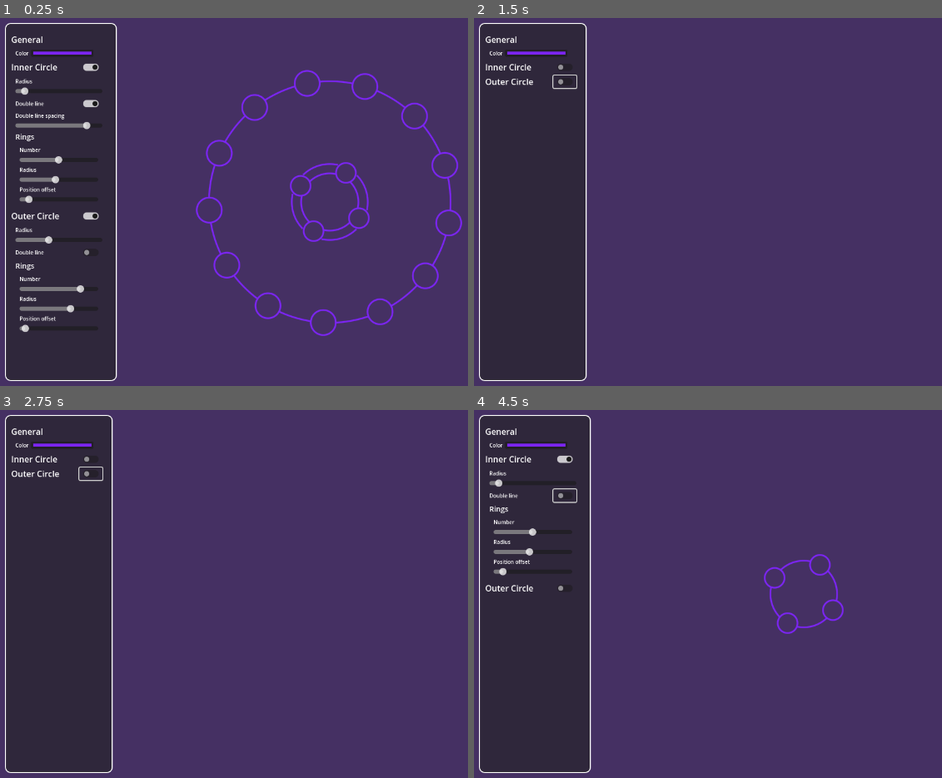
Above: before the commit, frames 1-4 (two rows, left to right).
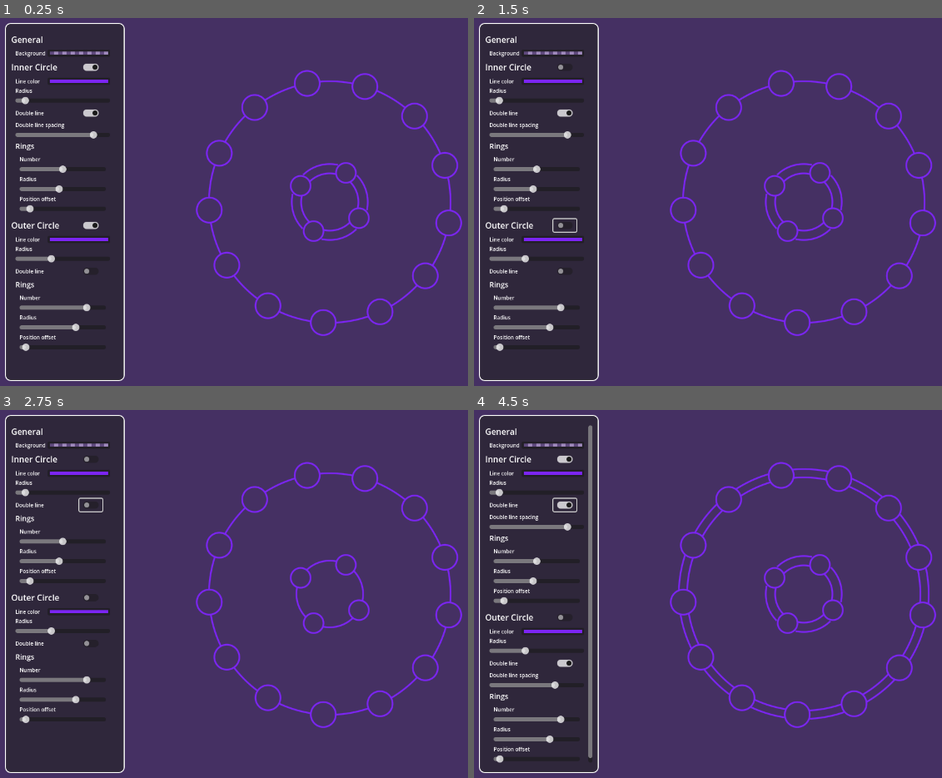
Above: after the commit, the same moments.

Repository: sterco-raro/magic-circles
Game: Godot game, scene res://scenes/main/main.tscn
The game is run twice, just before and just after one commit, with the same random seed, the same clock (stepped at 60 frames per second) and the same inputs.
Inputs (mouse positions are in pixels of both pictures, inside the frame that each line leads up to; where the layout moved, square brackets give the same spot in the first picture):
- Up to frame 1 (0.25 s): no input
- Up to frame 2 (1.5 s): click (562, 65) at 0.5 s; click (562, 224) [562, 80] at 1.25 s
- Up to frame 3 (2.75 s): click (88, 505) at 2.02 s
- Up to frame 4 (4.5 s): click (562, 641) at 2.77 s; click (562, 457) at 3.5 s; click (562, 505) [562, 494] at 4.25 s

The runs differ from the first frame. In frame 1, 5.2% of the frame differs, in the area x 2-27%, y 1-99%; in frame 2, 7.7%; in frame 3, 7.2%; in frame 4, 8.1%, in the area x 2-99%, y 1-99%.
Error after the commit: Invalid access to property or key 'set_inner_draw_toggle' on a base object of type 'Node2D (MagicCircleRenderer)'. (res://scenes/main/main.gd:174)

Commit message:
Added a line color for each circle with own controls

Diff:
--- a/scenes/magic_circle_renderer.tscn
+++ b/scenes/magic_circle_renderer.tscn
@@ -5,19 +5,20 @@
 [node name="MagicCircleRenderer" type="Node2D"]
 script = ExtResource("1_kg6p0")
 
-[connection signal="set_color" from="." to="." method="_on_set_color"]
 [connection signal="set_data" from="." to="." method="_on_set_data"]
 [connection signal="set_inner_double" from="." to="." method="_on_set_inner_double"]
-[connection signal="set_inner_draw_toggle" from="." to="." method="_on_set_inner_draw_toggle"]
+[connection signal="set_inner_line_color" from="." to="." method="_on_set_inner_line_color"]
 [connection signal="set_inner_radius" from="." to="." method="_on_set_inner_radius"]
 [connection signal="set_inner_rings_number" from="." to="." method="_on_set_inner_rings_number"]
 [connection signal="set_inner_rings_offset" from="." to="." method="_on_set_inner_rings_offset"]
 [connection signal="set_inner_rings_radius" from="." to="." method="_on_set_inner_rings_radius"]
 [connection signal="set_inner_spacing" from="." to="." method="_on_set_inner_spacing"]
+[connection signal="set_inner_visibility" from="." to="." method="_on_set_inner_visibility"]
 [connection signal="set_outer_double" from="." to="." method="_on_set_outer_double"]
-[connection signal="set_outer_draw_toggle" from="." to="." method="_on_set_outer_draw_toggle"]
+[connection signal="set_outer_line_color" from="." to="." method="_on_set_outer_line_color"]
 [connection signal="set_outer_radius" from="." to="." method="_on_set_outer_radius"]
 [connection signal="set_outer_rings_number" from="." to="." method="_on_set_outer_rings_number"]
 [connection signal="set_outer_rings_offset" from="." to="." method="_on_set_outer_rings_offset"]
 [connection signal="set_outer_rings_radius" from="." to="." method="_on_set_outer_rings_radius"]
 [connection signal="set_outer_spacing" from="." to="." method="_on_set_outer_spacing"]
+[connection signal="set_outer_visibility" from="." to="." method="_on_set_outer_visibility"]
--- a/scenes/main/main.gd
+++ b/scenes/main/main.gd
@@ -5,12 +5,15 @@
 var background: Sprite2D = $Background
 
 @onready
-var color_picker: ColorPickerButton = %ColorPickerButton
+var background_color_picker: ColorPickerButton = %BackgroundColorPickerButton
 
 @onready
 var inner_ui_body: MarginContainer = $UI/Settings/PanelContainer/MarginContainer/ScrollContainer/VBoxContainer/InnerCircle/CategoryBody
 
 @onready
+var inner_line_color_picker: ColorPickerButton = %InnerLineColorButton
+
+@onready
 var inner_double_button: CheckButton = %InnDoubleButton
 
 @onready
@@ -36,6 +39,9 @@
 
 @onready
 var outer_ui_body: MarginContainer = $UI/Settings/PanelContainer/MarginContainer/ScrollContainer/VBoxContainer/OuterCircle/CategoryBody
+
+@onready
+var outer_line_color_picker: ColorPickerButton = %OuterLineColorButton
 
 @onready
 var outer_double_button: CheckButton = %OutDoubleButton
@@ -110,14 +116,16 @@
 	var color: Color = Color(randf(), randf(), randf(), 1)
 
 	renderer.set_data.emit(circle)
-	renderer.set_color.emit(color)
 
 	#region UPDATE UI CONTROLS
 	# Section: general
-	color_picker.color = color
-	update_background_color(color)
+	renderer.set_inner_line_color.emit(color)
+	renderer.set_outer_line_color.emit(color)
+	background_color_picker.color = color / 2
+	update_background_color(color / 2)
 
 	# Section: inner circle
+	inner_line_color_picker.color = color
 	inner_radius_slider.value = circle.inner.radius
 	inner_double_button.button_pressed = circle.inner.double
 	update_inner_spacing_slider_visibility(circle.inner.double)
@@ -128,6 +136,7 @@
 	inner_rings_offset_slider.value = snappedf(rad_to_deg(circle.inner.rings_offset_rad), 0.01)
 
 	# Section: outer circle
+	outer_line_color_picker.color = color
 	outer_radius_slider.value = circle.outer.radius
 	outer_double_button.button_pressed = circle.outer.double
 	update_outer_spacing_slider_visibility(circle.outer.double)
@@ -140,7 +149,7 @@
 
 #region CUSTOM UI UPDATE FUNCTIONS
 func update_background_color(color: Color):
-	background.material.set_shader_parameter("background_color", color / 2)
+	background.material.set_shader_parameter("background_color", color)
 
 func update_inner_spacing_slider_visibility(visibility: bool):
 	%InnerDoubleSpacing.visible = visibility
@@ -158,14 +167,16 @@
 #endregion
 
 #region SIGNALS
-func _on_color_picker_button_color_changed(color: Color) -> void:
-	renderer.set_color.emit(color)
+func _on_background_color_picker_button_color_changed(color: Color) -> void:
 	update_background_color(color)
 
 func _on_inner_circle_toggle_toggled(toggled_on: bool) -> void:
 	renderer.set_inner_draw_toggle.emit(toggled_on)
 	inner_ui_body.visible = toggled_on
 
+func _on_inner_line_color_button_color_changed(color: Color) -> void:
+	renderer.set_inner_line_color.emit(color)
+
 func _on_inn_radius_slider_value_changed(value: float) -> void:
 	renderer.set_inner_radius.emit(value)
 
@@ -190,6 +201,9 @@
 	renderer.set_outer_draw_toggle.emit(toggled_on)
 	outer_ui_body.visible = toggled_on
 
+func _on_outer_line_color_button_color_changed(color: Color) -> void:
+	renderer.set_outer_line_color.emit(color)
+
 func _on_out_radius_slider_value_changed(value: float) -> void:
 	renderer.set_outer_radius.emit(value)
 
--- a/scenes/main/main.tscn
+++ b/scenes/main/main.tscn
@@ -74,9 +74,9 @@
 [node name="Label" type="Label" parent="UI/Settings/PanelContainer/MarginContainer/ScrollContainer/VBoxContainer/General/CategoryBody/VBoxContainer/Color"]
 layout_mode = 2
 theme_override_font_sizes/font_size = 10
-text = "Color"
-
-[node name="ColorPickerButton" type="ColorPickerButton" parent="UI/Settings/PanelContainer/MarginContainer/ScrollContainer/VBoxContainer/General/CategoryBody/VBoxContainer/Color"]
+text = "Background"
+
+[node name="BackgroundColorPickerButton" type="ColorPickerButton" parent="UI/Settings/PanelContainer/MarginContainer/ScrollContainer/VBoxContainer/General/CategoryBody/VBoxContainer/Color"]
 unique_name_in_owner = true
 custom_minimum_size = Vector2(120, 0)
 layout_mode = 2
@@ -108,6 +108,23 @@
 theme_override_constants/margin_bottom = 4
 
 [node name="VBoxContainer" type="VBoxContainer" parent="UI/Settings/PanelContainer/MarginContainer/ScrollContainer/VBoxContainer/InnerCircle/CategoryBody"]
+layout_mode = 2
+
+[node name="Color" type="HBoxContainer" parent="UI/Settings/PanelContainer/MarginContainer/ScrollContainer/VBoxContainer/InnerCircle/CategoryBody/VBoxContainer"]
+layout_mode = 2
+
+[node name="Label" type="Label" parent="UI/Settings/PanelContainer/MarginContainer/ScrollContainer/VBoxContainer/InnerCircle/CategoryBody/VBoxContainer/Color"]
+layout_mode = 2
+theme_override_font_sizes/font_size = 10
+text = "Line color"
+
+[node name="MarginContainer" type="MarginContainer" parent="UI/Settings/PanelContainer/MarginContainer/ScrollContainer/VBoxContainer/InnerCircle/CategoryBody/VBoxContainer/Color"]
+layout_mode = 2
+theme_override_constants/margin_left = 10
+
+[node name="InnerLineColorButton" type="ColorPickerButton" parent="UI/Settings/PanelContainer/MarginContainer/ScrollContainer/VBoxContainer/InnerCircle/CategoryBody/VBoxContainer/Color/MarginContainer"]
+unique_name_in_owner = true
+custom_minimum_size = Vector2(120, 0)
 layout_mode = 2
 
 [node name="Radius" type="VBoxContainer" parent="UI/Settings/PanelContainer/MarginContainer/ScrollContainer/VBoxContainer/InnerCircle/CategoryBody/VBoxContainer"]
@@ -241,6 +258,23 @@
 [node name="VBoxContainer" type="VBoxContainer" parent="UI/Settings/PanelContainer/MarginContainer/ScrollContainer/VBoxContainer/OuterCircle/CategoryBody"]
 layout_mode = 2
 
+[node name="Color" type="HBoxContainer" parent="UI/Settings/PanelContainer/MarginContainer/ScrollContainer/VBoxContainer/OuterCircle/CategoryBody/VBoxContainer"]
+layout_mode = 2
+
+[node name="Label" type="Label" parent="UI/Settings/PanelContainer/MarginContainer/ScrollContainer/VBoxContainer/OuterCircle/CategoryBody/VBoxContainer/Color"]
+layout_mode = 2
+theme_override_font_sizes/font_size = 10
+text = "Line color"
+
+[node name="MarginContainer" type="MarginContainer" parent="UI/Settings/PanelContainer/MarginContainer/ScrollContainer/VBoxContainer/OuterCircle/CategoryBody/VBoxContainer/Color"]
+layout_mode = 2
+theme_override_constants/margin_left = 10
+
+[node name="OuterLineColorButton" type="ColorPickerButton" parent="UI/Settings/PanelContainer/MarginContainer/ScrollContainer/VBoxContainer/OuterCircle/CategoryBody/VBoxContainer/Color/MarginContainer"]
+unique_name_in_owner = true
+custom_minimum_size = Vector2(120, 0)
+layout_mode = 2
+
 [node name="Radius" type="VBoxContainer" parent="UI/Settings/PanelContainer/MarginContainer/ScrollContainer/VBoxContainer/OuterCircle/CategoryBody/VBoxContainer"]
 layout_mode = 2
 
@@ -343,8 +377,9 @@
 layout_mode = 2
 rounded = true
 
-[connection signal="color_changed" from="UI/Settings/PanelContainer/MarginContainer/ScrollContainer/VBoxContainer/General/CategoryBody/VBoxContainer/Color/ColorPickerButton" to="." method="_on_color_picker_button_color_changed"]
+[connection signal="color_changed" from="UI/Settings/PanelContainer/MarginContainer/ScrollContainer/VBoxContainer/General/CategoryBody/VBoxContainer/Color/BackgroundColorPickerButton" to="." method="_on_background_color_picker_button_color_changed"]
 [connection signal="toggled" from="UI/Settings/PanelContainer/MarginContainer/ScrollContainer/VBoxContainer/InnerCircle/CategoryHeader/MarginContainer/InnerCircleToggle" to="." method="_on_inner_circle_toggle_toggled"]
+[connection signal="color_changed" from="UI/Settings/PanelContainer/MarginContainer/ScrollContainer/VBoxContainer/InnerCircle/CategoryBody/VBoxContainer/Color/MarginContainer/InnerLineColorButton" to="." method="_on_inner_line_color_button_color_changed"]
 [connection signal="value_changed" from="UI/Settings/PanelContainer/MarginContainer/ScrollContainer/VBoxContainer/InnerCircle/CategoryBody/VBoxContainer/Radius/InnRadiusSlider" to="." method="_on_inn_radius_slider_value_changed"]
 [connection signal="toggled" from="UI/Settings/PanelContainer/MarginContainer/ScrollContainer/VBoxContainer/InnerCircle/CategoryBody/VBoxContainer/DoubleLine/MarginContainer/InnDoubleButton" to="." method="_on_inn_double_button_toggled"]
 [connection signal="value_changed" from="UI/Settings/PanelContainer/MarginContainer/ScrollContainer/VBoxContainer/InnerCircle/CategoryBody/VBoxContainer/InnerDoubleSpacing/InnSpacingSlider" to="." method="_on_inn_spacing_slider_value_changed"]
@@ -352,6 +387,7 @@
 [connection signal="value_changed" from="UI/Settings/PanelContainer/MarginContainer/ScrollContainer/VBoxContainer/InnerCircle/CategoryBody/VBoxContainer/Rings/SubCategoryBody/VBoxContainer/Radius/InnRingsRadiusSlider" to="." method="_on_inn_rings_radius_slider_value_changed"]
 [connection signal="value_changed" from="UI/Settings/PanelContainer/MarginContainer/ScrollContainer/VBoxContainer/InnerCircle/CategoryBody/VBoxContainer/Rings/SubCategoryBody/VBoxContainer/Offset/InnRingsOffsetSlider" to="." method="_on_inn_rings_offset_slider_value_changed"]
 [connection signal="toggled" from="UI/Settings/PanelContainer/MarginContainer/ScrollContainer/VBoxContainer/OuterCircle/CategoryHeader/MarginContainer/OuterCircleToggle" to="." method="_on_outer_circle_toggle_toggled"]
+[connection signal="color_changed" from="UI/Settings/PanelContainer/MarginContainer/ScrollContainer/VBoxContainer/OuterCircle/CategoryBody/VBoxContainer/Color/MarginContainer/OuterLineColorButton" to="." method="_on_outer_line_color_button_color_changed"]
 [connection signal="value_changed" from="UI/Settings/PanelContainer/MarginContainer/ScrollContainer/VBoxContainer/OuterCircle/CategoryBody/VBoxContainer/Radius/OutRadiusSlider" to="." method="_on_out_radius_slider_value_changed"]
 [connection signal="toggled" from="UI/Settings/PanelContainer/MarginContainer/ScrollContainer/VBoxContainer/OuterCircle/CategoryBody/VBoxContainer/DoubleLine/MarginContainer/OutDoubleButton" to="." method="_on_out_double_button_toggled"]
 [connection signal="value_changed" from="UI/Settings/PanelContainer/MarginContainer/ScrollContainer/VBoxContainer/OuterCircle/CategoryBody/VBoxContainer/OuterDoubleSpacing/OutSpacingSlider" to="." method="_on_out_spacing_slider_value_changed"]
--- a/scripts/Renderer.gd
+++ b/scripts/Renderer.gd
@@ -2,9 +2,8 @@
 
 signal set_data(circle: MagicCircle)
 
-signal set_color(color: Color)
-
-signal set_inner_draw_toggle(value: bool)
+signal set_inner_visibility(value: bool)
+signal set_inner_line_color(value: Color)
 signal set_inner_radius(value: int)
 signal set_inner_double(value: bool)
 signal set_inner_spacing(value: int)
@@ -12,7 +11,8 @@
 signal set_inner_rings_radius(value: int)
 signal set_inner_rings_offset(value: float)
 
-signal set_outer_draw_toggle(value: bool)
+signal set_outer_visibility(value: bool)
+signal set_outer_line_color(value: Color)
 signal set_outer_radius(value: int)
 signal set_outer_double(value: bool)
 signal set_outer_spacing(value: int)
@@ -22,17 +22,18 @@
 
 var _circle: MagicCircle
 
-var _color: Color = Color.BEIGE
+var _inner_circle_line_color: Color = Color.BEIGE
+var _outer_circle_line_color: Color = Color.BEIGE
 
-var _draw_inner_circle: bool = true
-var _draw_outer_circle: bool = true
+var _is_inner_circle_visible: bool = true
+var _is_outer_circle_visible: bool = true
 
 func _draw() -> void:
 	if _circle:
-		if _draw_inner_circle:
-			draw_magic_arc(_circle.inner, _circle.position, _color, 2)
-		if _draw_outer_circle:
-			draw_magic_arc(_circle.outer, _circle.position, _color, 2)
+		if _is_inner_circle_visible:
+			draw_magic_arc(_circle.inner, _circle.position, _inner_circle_line_color, 2)
+		if _is_outer_circle_visible:
+			draw_magic_arc(_circle.outer, _circle.position, _outer_circle_line_color, 2)
 
 func draw_magic_arc(arc: MagicArc, center: Vector2, color: Color, width: int) -> void:
 
@@ -99,8 +100,8 @@
 
 	return [Vector2(xp1, yp1), Vector2(xp2, yp2)]
 
-# Compute the angle between the two tangents to the second circle that connects to the center of the first one
 func angle_between_tangents(center1: Vector2, center2: Vector2, radius1: float, radius2: float):
+	# Compute the angle between the two tangents to the second circle that connects to the center of the first one
 	var results = circles_intersections(center1, center2, radius1, radius2)
 	var p1: Vector2 = results[0]
 	var p2: Vector2 = results[1]
@@ -117,12 +118,12 @@
 	_circle = circle
 	queue_redraw()
 
-func _on_set_color(color: Color):
-	_color = color
+func _on_set_inner_visibility(value: bool) -> void:
+	_is_inner_circle_visible = value
 	queue_redraw()
 
-func _on_set_inner_draw_toggle(value: bool) -> void:
-	_draw_inner_circle = value
+func _on_set_inner_line_color(value: Color) -> void:
+	_inner_circle_line_color = value
 	queue_redraw()
 
 func _on_set_inner_radius(value: int) -> void:
@@ -156,8 +157,12 @@
 		_circle.inner.rings_radius = value
 		queue_redraw()
 
-func _on_set_outer_draw_toggle(value: bool) -> void:
-	_draw_outer_circle = value
+func _on_set_outer_visibility(value: bool) -> void:
+	_is_outer_circle_visible = value
+	queue_redraw()
+
+func _on_set_outer_line_color(value: Color) -> void:
+	_outer_circle_line_color = value
 	queue_redraw()
 
 func _on_set_outer_radius(value: int) -> void:
